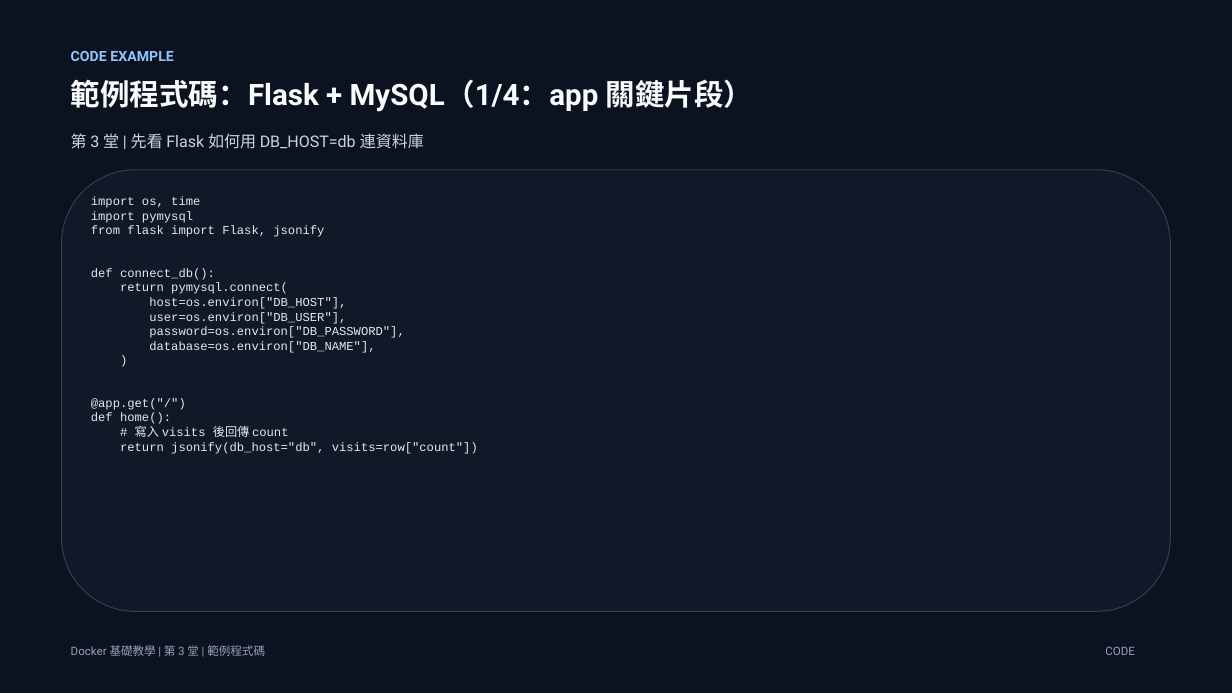
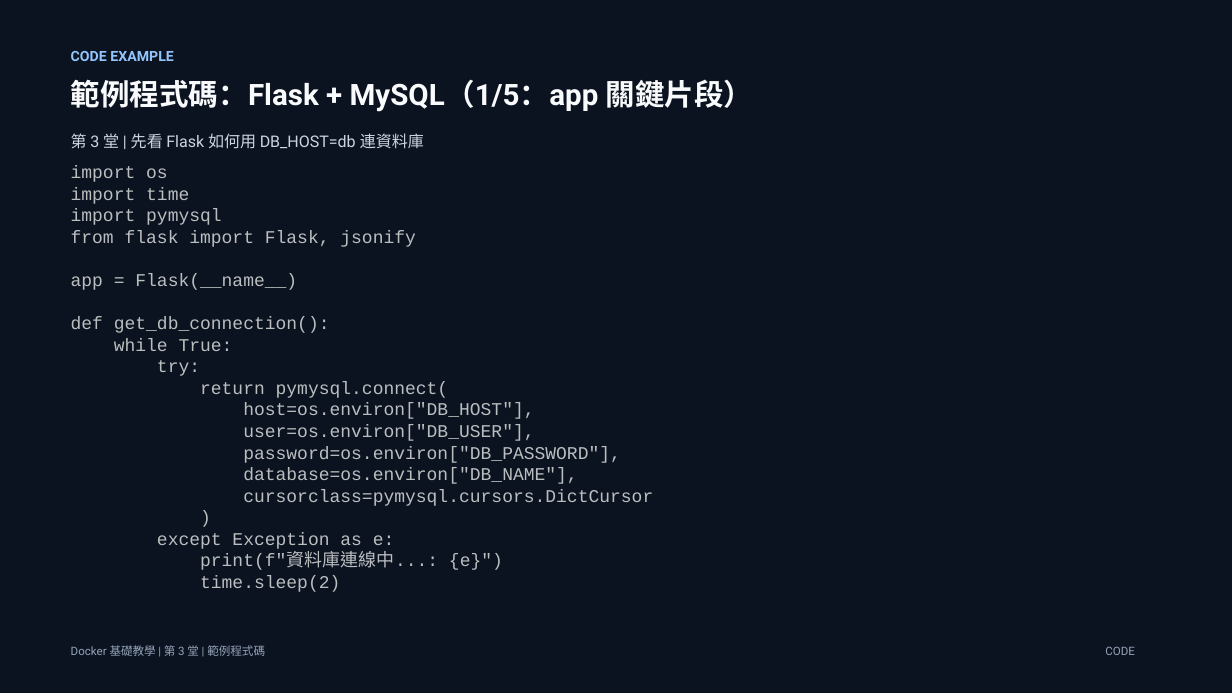
Before and after one commit to lalalalaluk/docker-practice, a slide deck: slide 26 of slides/docker-session3-mysql-compose.pptx (slide 25 before the commit). Drawn at 1232x693 pixels with LibreOffice and Linux fonts; fonts in the diff are those of the drawing. Boxes give left, top, right and bottom in pixels: in the first picture for what was removed or moved away, otherwise in the second. Text is boxed around its words. In the diff, an @@ line names an element or a change of style, - is before the commit and + after.

```diff
--- a/slides/docker-session3-mysql-compose.pptx
+++ b/slides/docker-session3-mysql-compose.pptx
@@ text at box(71, 79, 754, 112): text changed @@
-範例程式碼：Flask + MySQL（1/4：app 關鍵片段）
+範例程式碼：Flask + MySQL（1/5：app 關鍵片段）
@@ text "import os": place and size @@
-text "import os" at box(91, 197, 478, 454)
+text "import os" at box(71, 166, 653, 592)
@@ rounded rectangle removed at box(62, 170, 1171, 612) @@
@@ text at box(71, 166, 189, 204): text changed; size 9.5 to 14 pt; text colour #E5E7EB to #BBBEBF @@
-import os, time
+import os
+import time
@@ text at box(71, 209, 621, 484): size 9.5 to 14 pt, text colour #E5E7EB to #BBBEBF in "import pymysql", "from flask import Flask, jsonify", "return pymysql.connect(", "host=os.environ["DB_HOST"]," and 4 more places @@
@@ text at box(71, 273, 330, 376): text changed; size 9.5 to 14 pt; text colour #E5E7EB to #BBBEBF @@
-def connect_db():
+app = Flask(__name__)
+def get_db_connection():
+while True:
+try:
@@ text at box(243, 489, 653, 506): paragraph added @@
+cursorclass=pymysql.cursors.DictCursor
@@ text at box(157, 532, 503, 592): text changed; size 9.5 to 14 pt; text colour #E5E7EB to #BBBEBF @@
-@app.get("/")
-def home():
-# 寫入 visits 後回傳 count
-return jsonify(db_host="db", visits=row["count"])
+except Exception as e:
+print(f"資料庫連線中...: {e}")
+time.sleep(2)
```
Also in this commit, not shown: 13 other slides changed, 2 slides added, 27 slides removed.
